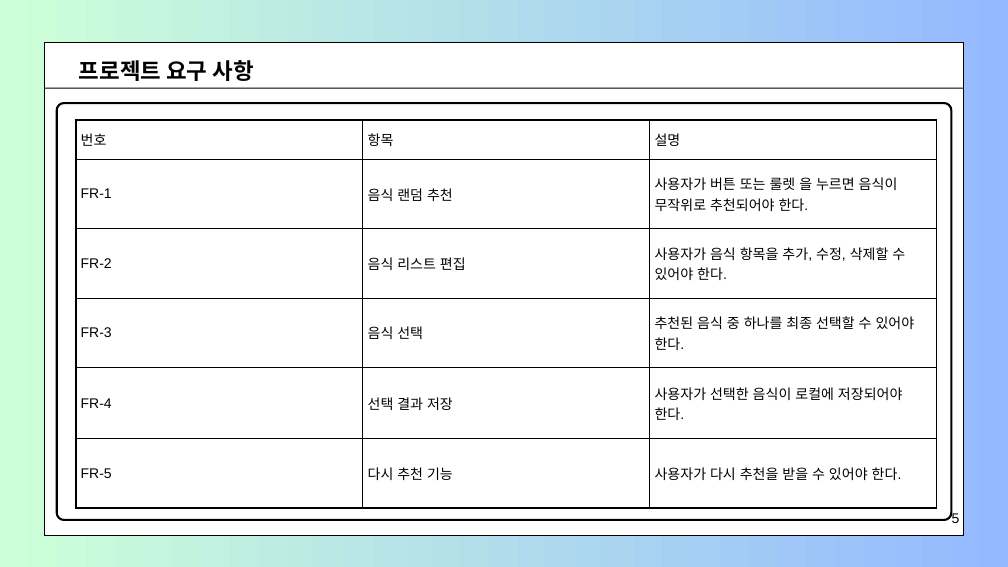
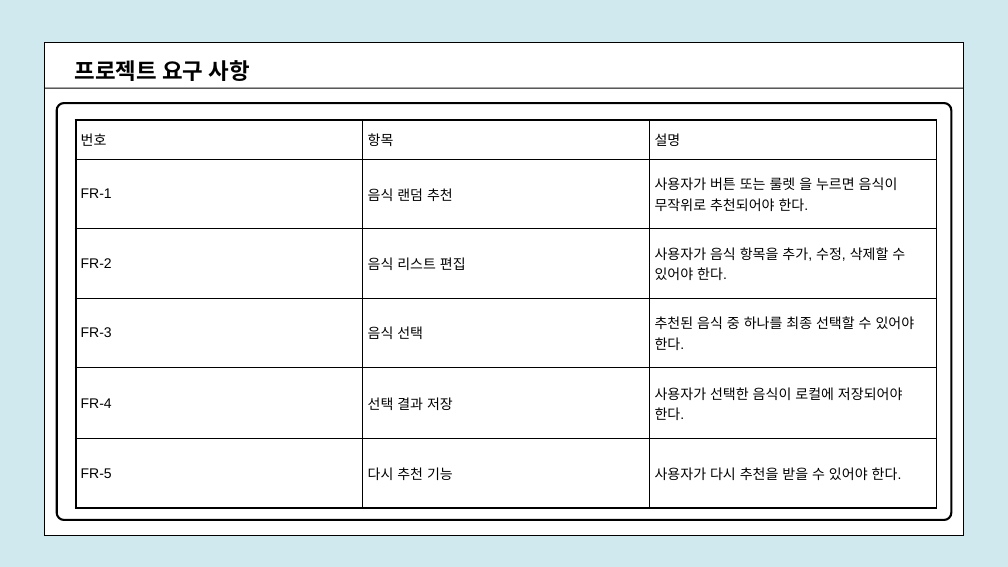
Before and after one commit to JANGCHUALHWA/FlutterProject, a slide deck: slide 5 of 장철화 앱 프로젝트.pptx. Drawn at 1008x567 pixels with LibreOffice and Linux fonts; fonts in the diff are those of the drawing. Boxes give left, top, right and bottom in pixels: in the first picture for what was removed or moved away, otherwise in the second. Text is boxed around its words. In the diff, an @@ line names an element or a change of style, - is before the commit and + after.

```diff
--- a/장철화 앱 프로젝트.pptx
+++ b/장철화 앱 프로젝트.pptx
@@ background gradient #CDFFD8 to #94B9FF to #B7DEE8 at 66% opacity @@
@@ text "프로젝트 요구 사항" moved from (x1=79, y1=60, x2=254, y2=81) to (x1=75, y1=60, x2=249, y2=81) @@
@@ text removed at (x1=952, y1=512, x2=960, y2=523) @@
-5
```
Also in this commit, not shown: 5 other slides changed, 4 slides added.
